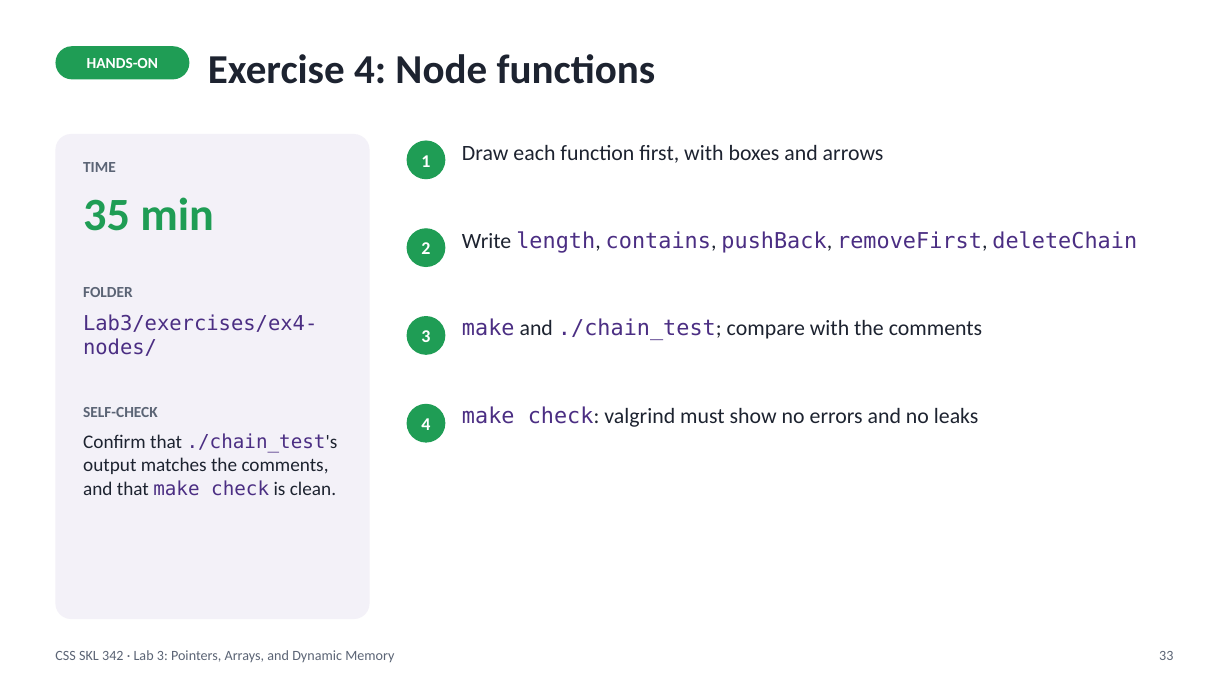
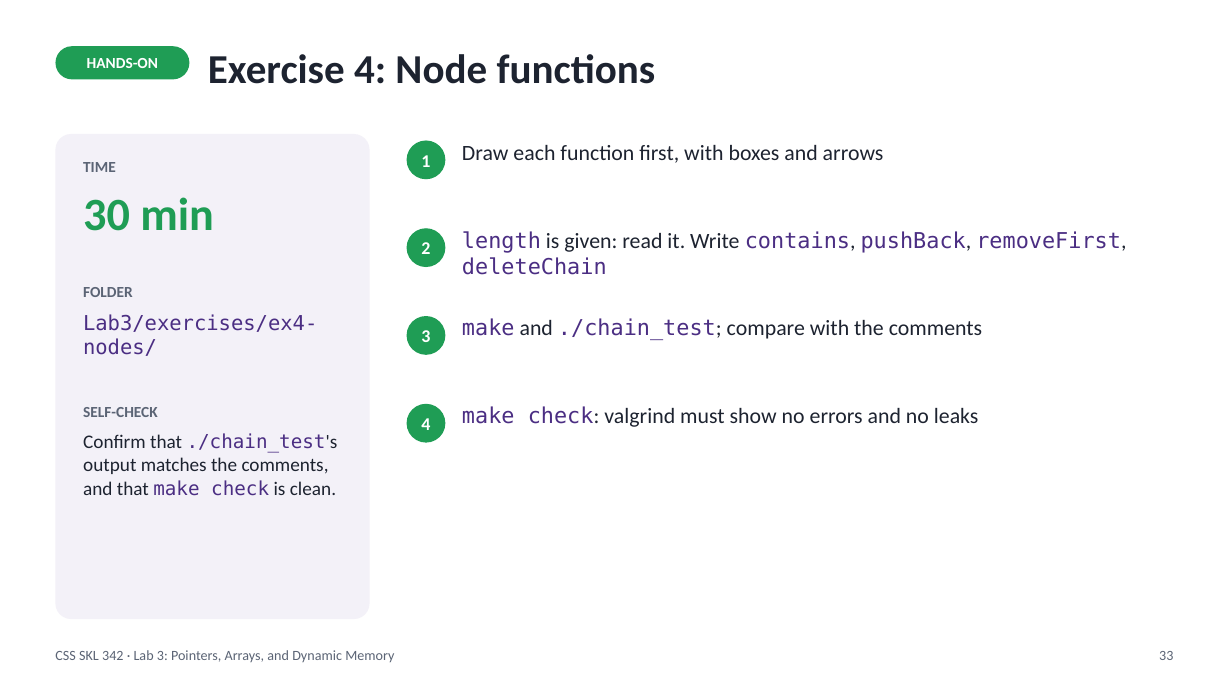
Before and after one commit to myuwbclasses/CSSSKL-342, a slide deck: slide 33 of Lab3/Lab3-Slides.pptx. Drawn at 1232x693 pixels with LibreOffice and Linux fonts; fonts in the diff are those of the drawing. Boxes give left, top, right and bottom in pixels: in the first picture for what was removed or moved away, otherwise in the second. Text is boxed around its words. In the diff, an @@ line names an element or a change of style, - is before the commit and + after.

```diff
--- a/Lab3/Lab3-Slides.pptx
+++ b/Lab3/Lab3-Slides.pptx
@@ text at [83,197,214,231]: text changed @@
-35 min
+30 min
@@ text at [462,231,1126,275]: text changed @@
-Write length, contains, pushBack, removeFirst, deleteChain
+length is given: read it. Write contains, pushBack, removeFirst, deleteChain
```
Also in this commit, not shown: 14 other slides changed, 3 slides added, 2 slides removed, 47 other files.
